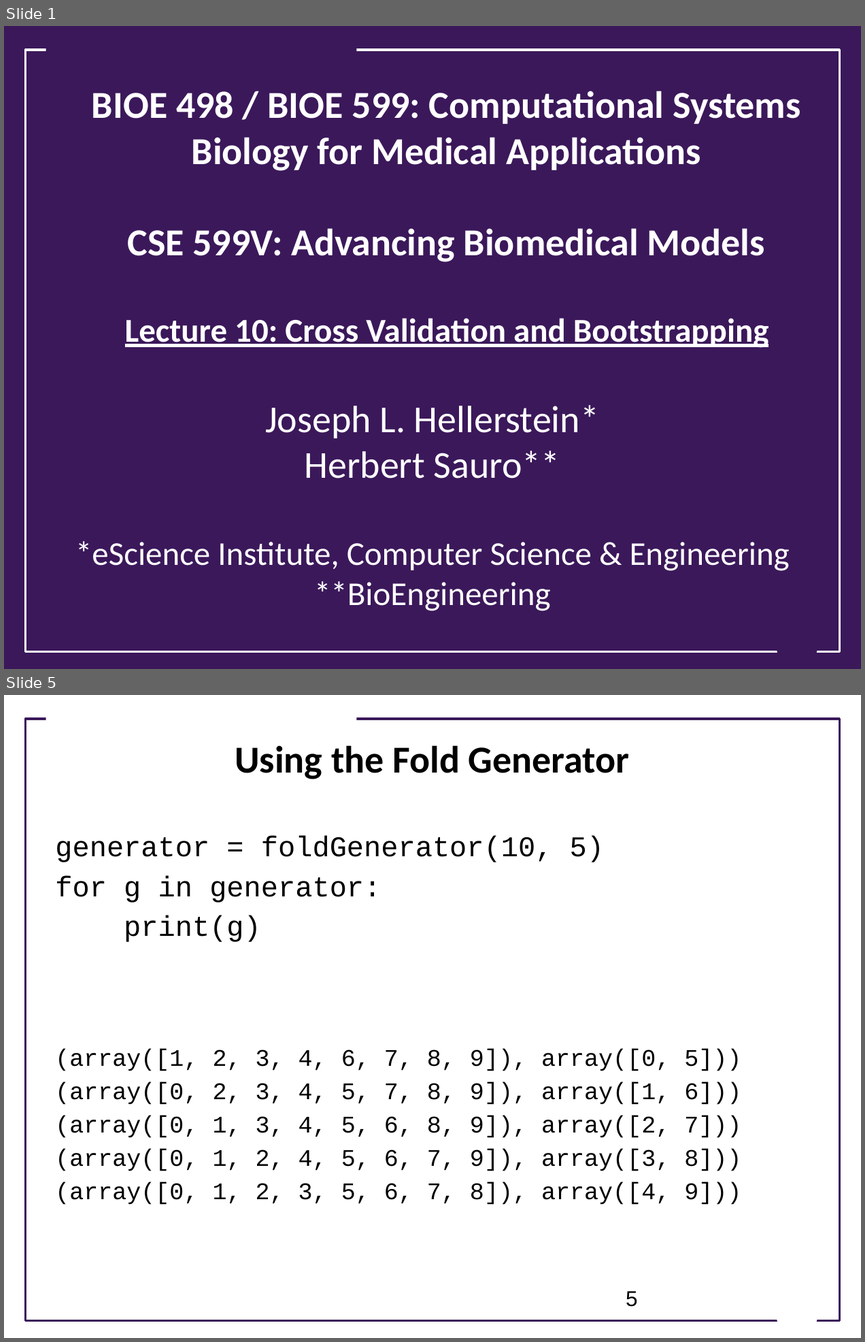
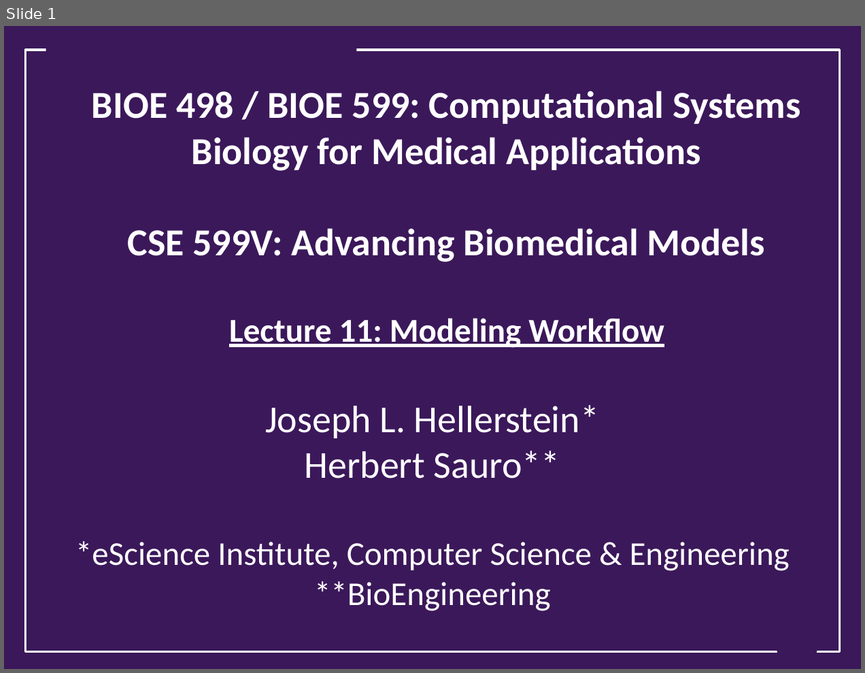
Before and after one commit to ModelEngineering/advancing-biomedical-models, a slide deck: Lectures/Week_5/CSE 599V Lecture 11 - Modeling Workflow .pptx. Shown one above the other, each under a label of ours: slides 1 and 5 before the commit, slide 1 after it; the slides between them are not shown. The pictures are 865x1342 and 865x673 pixels, drawn with LibreOffice and Linux fonts; fonts in the diff are those of the drawing; background and template pictures are left out. Boxes give left, top, right and bottom in pixels: in the first picture for what was removed or moved away, otherwise in the second. Text is boxed around its words. In the diff, an @@ line names an element or a change of style, - is before the commit and + after.

```diff
--- a/Lectures/Week_5/CSE 599V Lecture 11 - Modeling Workflow .pptx
+++ b/Lectures/Week_5/CSE 599V Lecture 11 - Modeling Workflow .pptx
@@ slide 5 removed at (x1=4, y1=695, x2=861, y2=1338), background #FFFFFF @@
@@ rectangle removed at (x1=46, y1=709, x2=356, y2=730) @@
@@ rectangle removed at (x1=26, y1=719, x2=839, y2=1321) @@
@@ title removed at (x1=235, y1=745, x2=630, y2=779) @@
-Using the Fold Generator
@@ text removed at (x1=55, y1=835, x2=604, y2=942) @@
-generator = foldGenerator(10, 5)
-for g in generator:
-print(g)
@@ text removed at (x1=55, y1=1049, x2=741, y2=1204) @@
-(array([1, 2, 3, 4, 6, 7, 8, 9]), array([0, 5]))
-(array([0, 2, 3, 4, 5, 7, 8, 9]), array([1, 6]))
-(array([0, 1, 3, 4, 5, 6, 8, 9]), array([2, 7]))
-(array([0, 1, 2, 4, 5, 6, 7, 9]), array([3, 8]))
-(array([0, 1, 2, 3, 5, 6, 7, 8]), array([4, 9]))
@@ page number removed at (x1=626, y1=1291, x2=638, y2=1306) @@
-5
@@ trapezoid removed at (x1=769, y1=1289, x2=824, y2=1327) @@
@@ slide 1 changed as well @@
@@ title at (x1=92, y1=91, x2=800, y2=348): text changed @@
-BIOE 498 / BIOE 599: Computational Systems Biology for Medical Applications
-CSE 599V: Advancing Biomedical Models
-Lecture 10: Cross Validation and Bootstrapping
+BIOE 498 / BIOE 599: Computational Systems Biology for Medical Applications
+CSE 599V: Advancing Biomedical Models
+Lecture 11: Modeling Workflow
```
Also in this commit, not shown: 1 other slide changed, 9 slides added, 11 other slides removed, 1 other file.
